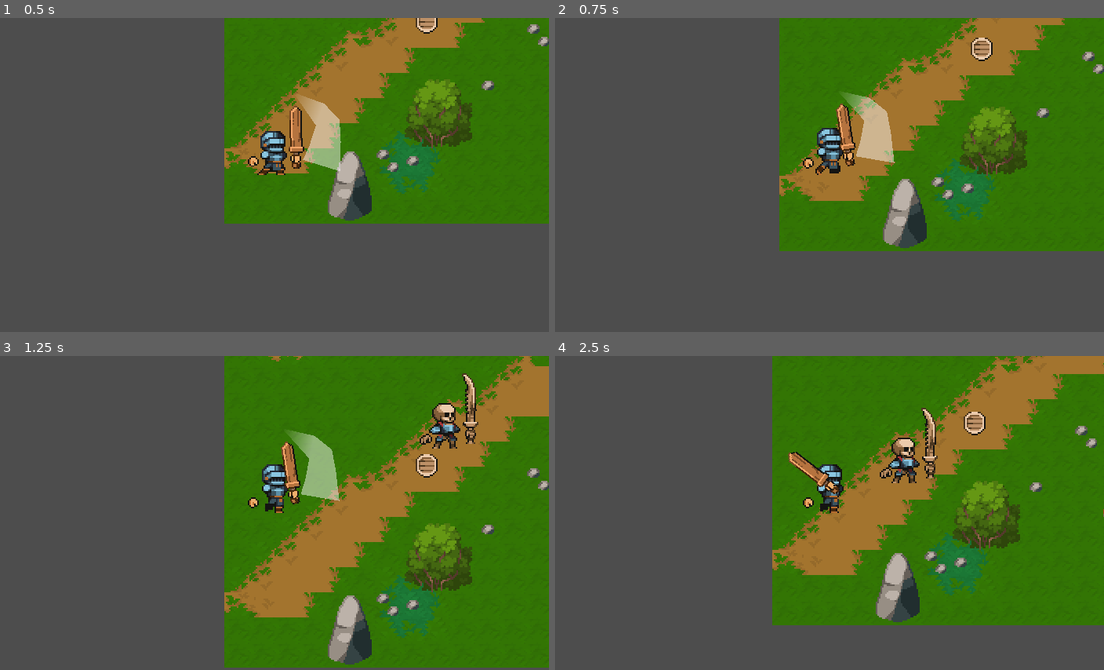
Above: before the commit, frames 1-4 (two rows, left to right).
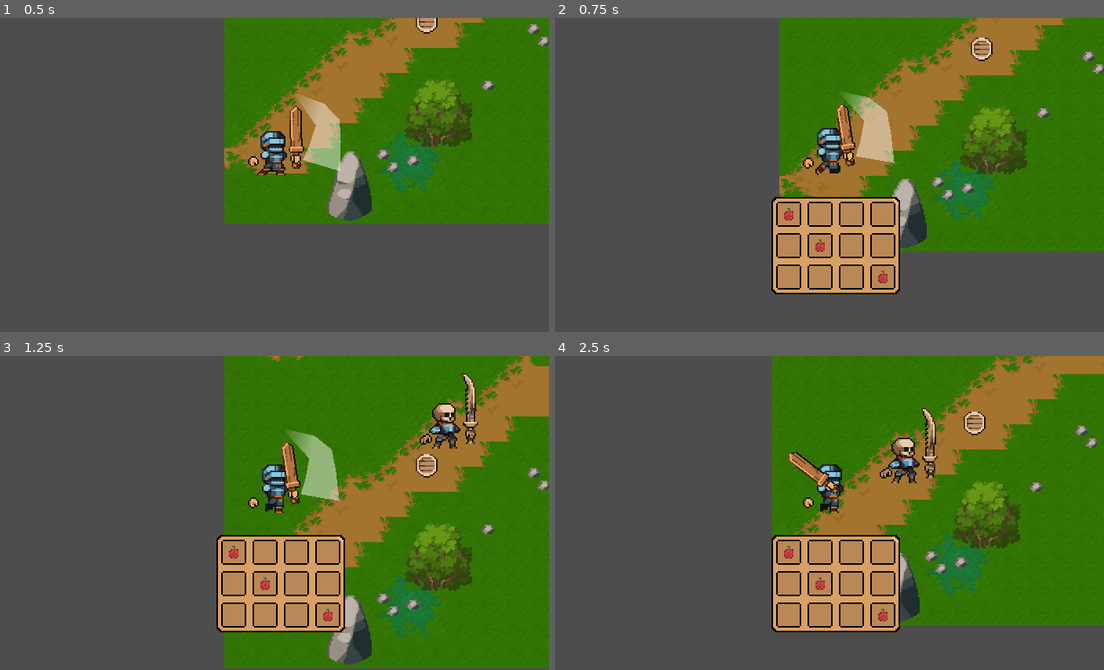
Above: after the commit, the same moments.

Repository: victordev018/Turning-Back-the-Pain
Game: Godot game, scene res://scenes/world_1.tscn
The game is run twice, just before and just after one commit, with the same random seed, the same clock (stepped at 60 frames per second) and the same inputs.
Inputs (mouse positions are in pixels of both pictures, inside the frame that each line leads up to):
- Up to frame 1 (0.5 s): no input
- Up to frame 2 (0.75 s): tap Enter (ui_accept) at 0.5 s; move the mouse to (950, 159) at 0.52 s; hold W (move_up) from 0.53 s (still down); tap Tab (inv, bound only after the commit) at 0.6 s
- Up to frame 3 (1.25 s): keep holding W (move_up); tap Enter (ui_accept) at 0.77 s
- Up to frame 4 (2.5 s): move the mouse to (719, 528) at 1.27 s; release W (move_up) at 1.28 s; hold S (move_down) 1.28-2.03 s; click (719, 528) at 1.35 s; tap Enter (ui_accept) at 1.52 s; tap Tab (inv, bound only after the commit) at 1.55, 2.3 s; move the mouse to (884, 443) at 2.02 s; hold W (move_up) from 2.03 s (still down); tap D (move_rigth) at 2.1 s

Frame 1 is identical in both runs. In frame 2, 7.2% of the frame differs, in the area x 39-63%, y 57-88%; in frame 3, 7.2%; in frame 4, 7.2%.

Commit message:
Adding the first part of the inventory

Diff:
--- /dev/null
+++ b/Inventory/Items/apple.tres
@@ -0,0 +1,9 @@
+[gd_resource type="Resource" script_class="InvItem" load_steps=3 format=3 uid="uid://v5706c06s0ku"]
+
+[ext_resource type="Script" path="res://Inventory/Scripts/item_inventory.gd" id="1_ip6p0"]
+[ext_resource type="Texture2D" uid="uid://byds0dhdn0anf" path="res://Inventory/assets/apple-icon.png" id="2_so8p5"]
+
+[resource]
+script = ExtResource("1_ip6p0")
+name = "Apple"
+texture = ExtResource("2_so8p5")
--- /dev/null
+++ b/Inventory/Scripts/inv_ui.gd
@@ -0,0 +1,37 @@
+extends Control
+
+## variável que controla a abertura e fechamento do inventário:
+var is_open = false;
+
+## variávris que controla a interface do inventário:
+@onready var inv: Inventory = preload("res://Inventory/inventorys/player_inventory.tres");
+# pega todos os slot's como um array
+@onready var slots: Array = $NinePatchRect/GridContainer.get_children();
+
+func _ready():
+	uppdadat_slots()
+	close();
+
+## função para atualizar cada slot:
+func uppdadat_slots() -> void:
+	for item in range(inv.items.size()):
+		slots[item].uppdatIcon(inv.items[item])
+
+
+func _process(delta) -> void:
+	# se clicar na tecla tab:
+	if Input.is_action_just_pressed("inv"):
+		if is_open:  # esta aberta?
+			close(); # feche
+		else:
+			open();  # abra
+
+## função para abrir o inventário:
+func open() -> void:
+	self.visible = true;
+	is_open = true;
+
+## função para fechar o inventário:
+func close() -> void:
+	self.visible = false;
+	is_open = false;
--- /dev/null
+++ b/Inventory/Scripts/inv_ui_slot.gd
@@ -0,0 +1,12 @@
+extends Panel
+
+## referência para o icone do intem:
+@onready var icon_visual: Sprite2D = get_node("CenterContainer/Panel/item_icon");
+
+## função para atualizar o ícone na grade do inventário:
+func uppdatIcon(item: InvItem) -> void:
+		if not item: # se não este espaço estiver vazio
+			icon_visual.visible = false;
+		else:
+			icon_visual.visible = true;
+			icon_visual.texture = item.texture;
--- /dev/null
+++ b/Inventory/Scripts/inventory.gd
@@ -0,0 +1,5 @@
+extends Resource
+
+class_name Inventory;
+
+@export var items: Array[InvItem];
--- /dev/null
+++ b/Inventory/Scripts/item_inventory.gd
@@ -0,0 +1,8 @@
+extends Resource
+
+class_name InvItem;
+
+## atributos do nosso item:
+@export_category("Attributes")
+@export var name: String = "";
+@export var texture: Texture2D;
--- /dev/null
+++ b/Inventory/Ui inventory/inv_ui.tscn
@@ -0,0 +1,74 @@
+[gd_scene load_steps=4 format=3 uid="uid://bfs7slhpjyt6b"]
+
+[ext_resource type="Texture2D" uid="uid://b6xfsq4bmxjq5" path="res://Inventory/assets/inventory-background.png" id="1_xq3qa"]
+[ext_resource type="Script" path="res://Inventory/Scripts/inv_ui.gd" id="1_y6qxj"]
+[ext_resource type="PackedScene" uid="uid://cjm0728bvei1b" path="res://Inventory/Ui inventory/inv_ui_slot.tscn" id="3_5ki8m"]
+
+[node name="Inv_ui" type="Control"]
+layout_mode = 3
+anchors_preset = 0
+offset_right = 82.0
+offset_bottom = 62.0
+script = ExtResource("1_y6qxj")
+
+[node name="NinePatchRect" type="NinePatchRect" parent="."]
+custom_minimum_size = Vector2(82, 62)
+layout_mode = 0
+offset_right = 82.0
+offset_bottom = 62.0
+texture = ExtResource("1_xq3qa")
+patch_margin_left = 6
+patch_margin_top = 6
+patch_margin_right = 6
+patch_margin_bottom = 6
+
+[node name="GridContainer" type="GridContainer" parent="NinePatchRect"]
+layout_mode = 1
+anchors_preset = 8
+anchor_left = 0.5
+anchor_top = 0.5
+anchor_right = 0.5
+anchor_bottom = 0.5
+offset_left = -38.0
+offset_top = -28.0
+offset_right = 38.0
+offset_bottom = 28.0
+grow_horizontal = 2
+grow_vertical = 2
+columns = 4
+
+[node name="Inv_ui_slot1" parent="NinePatchRect/GridContainer" instance=ExtResource("3_5ki8m")]
+layout_mode = 2
+
+[node name="Inv_ui_slot2" parent="NinePatchRect/GridContainer" instance=ExtResource("3_5ki8m")]
+layout_mode = 2
+
+[node name="Inv_ui_slot3" parent="NinePatchRect/GridContainer" instance=ExtResource("3_5ki8m")]
+layout_mode = 2
+
+[node name="Inv_ui_slot4" parent="NinePatchRect/GridContainer" instance=ExtResource("3_5ki8m")]
+layout_mode = 2
+
+[node name="Inv_ui_slot5" parent="NinePatchRect/GridContainer" instance=ExtResource("3_5ki8m")]
+layout_mode = 2
+
+[node name="Inv_ui_slot6" parent="NinePatchRect/GridContainer" instance=ExtResource("3_5ki8m")]
+layout_mode = 2
+
+[node name="Inv_ui_slot7" parent="NinePatchRect/GridContainer" instance=ExtResource("3_5ki8m")]
+layout_mode = 2
+
+[node name="Inv_ui_slot8" parent="NinePatchRect/GridContainer" instance=ExtResource("3_5ki8m")]
+layout_mode = 2
+
+[node name="Inv_ui_slot9" parent="NinePatchRect/GridContainer" instance=ExtResource("3_5ki8m")]
+layout_mode = 2
+
+[node name="Inv_ui_slot10" parent="NinePatchRect/GridContainer" instance=ExtResource("3_5ki8m")]
+layout_mode = 2
+
+[node name="Inv_ui_slot11" parent="NinePatchRect/GridContainer" instance=ExtResource("3_5ki8m")]
+layout_mode = 2
+
+[node name="Inv_ui_slot12" parent="NinePatchRect/GridContainer" instance=ExtResource("3_5ki8m")]
+layout_mode = 2
--- /dev/null
+++ b/Inventory/Ui inventory/inv_ui_slot.tscn
@@ -0,0 +1,26 @@
+[gd_scene load_steps=3 format=3 uid="uid://cjm0728bvei1b"]
+
+[ext_resource type="Script" path="res://Inventory/Scripts/inv_ui_slot.gd" id="1_6nha1"]
+[ext_resource type="Texture2D" uid="uid://bfpujgkhttgep" path="res://Inventory/assets/inventory-slot.png" id="1_rp85y"]
+
+[node name="Inv_ui_slot" type="Panel"]
+self_modulate = Color(1, 1, 1, 0)
+custom_minimum_size = Vector2(16, 16)
+offset_right = 16.0
+offset_bottom = 16.0
+script = ExtResource("1_6nha1")
+
+[node name="Sprite2D" type="Sprite2D" parent="."]
+texture = ExtResource("1_rp85y")
+centered = false
+
+[node name="CenterContainer" type="CenterContainer" parent="."]
+custom_minimum_size = Vector2(16, 16)
+layout_mode = 0
+offset_right = 16.0
+offset_bottom = 16.0
+
+[node name="Panel" type="Panel" parent="CenterContainer"]
+layout_mode = 2
+
+[node name="item_icon" type="Sprite2D" parent="CenterContainer/Panel"]
--- /dev/null
+++ b/Inventory/inventorys/player_inventory.tres
@@ -0,0 +1,8 @@
+[gd_resource type="Resource" script_class="Inventory" load_steps=3 format=3 uid="uid://bths5kahauj4j"]
+
+[ext_resource type="Resource" uid="uid://v5706c06s0ku" path="res://Inventory/Items/apple.tres" id="1_c603y"]
+[ext_resource type="Script" path="res://Inventory/Scripts/inventory.gd" id="2_qa7y7"]
+
+[resource]
+script = ExtResource("2_qa7y7")
+items = Array[Resource("res://Inventory/Scripts/item_inventory.gd")]([ExtResource("1_c603y"), null, null, null, null, ExtResource("1_c603y"), null, null, null, null, null, ExtResource("1_c603y")])
--- a/project.godot
+++ b/project.godot
@@ -65,6 +65,11 @@
 , Object(InputEventJoypadMotion,"resource_local_to_scene":false,"resource_name":"","device":-1,"axis":4,"axis_value":1.0,"script":null)
 ]
 }
+inv={
+"deadzone": 0.5,
+"events": [Object(InputEventKey,"resource_local_to_scene":false,"resource_name":"","device":-1,"window_id":0,"alt_pressed":false,"shift_pressed":false,"ctrl_pressed":false,"meta_pressed":false,"pressed":false,"keycode":0,"physical_keycode":4194306,"key_label":0,"unicode":0,"echo":false,"script":null)
+]
+}
 
 [layer_names]
 
--- a/scenes/enemy_skeletonBACKUP.tscn
+++ b/scenes/enemy_skeletonBACKUP.tscn
@@ -283,7 +283,6 @@
 [node name="CollisionShape2D" type="CollisionShape2D" parent="SwordNode/Area2D"]
 position = Vector2(-1.946, 12.0167)
 rotation = -0.443677
-scale = Vector2(1, 1)
 shape = SubResource("RectangleShape2D_okcwb")
 
 [node name="Polygon2D" type="Polygon2D" parent="SwordNode"]
--- a/scenes/player.tscn
+++ b/scenes/player.tscn
@@ -1,11 +1,13 @@
-[gd_scene load_steps=33 format=3 uid="uid://cgqkpqbj3nt8d"]
+[gd_scene load_steps=35 format=3 uid="uid://cgqkpqbj3nt8d"]
 
 [ext_resource type="Script" path="res://scripts/player.gd" id="1_dswwk"]
 [ext_resource type="Texture2D" uid="uid://cdr4ug0sjhnnl" path="res://assets/Pixel Crawler - FREE - 1.8/Heroes/Knight/Idle/Idle-Sheet.png" id="1_ks538"]
 [ext_resource type="Texture2D" uid="uid://bo68y1qdjru28" path="res://assets/Pixel Crawler - FREE - 1.8/Heroes/Knight/Death/Death-Sheet.png" id="2_1gobl"]
+[ext_resource type="Resource" uid="uid://bths5kahauj4j" path="res://Inventory/inventorys/player_inventory.tres" id="2_mwhd1"]
 [ext_resource type="Texture2D" uid="uid://deihtfnil2mxx" path="res://assets/Pixel Crawler - FREE - 1.8/Heroes/Knight/Run/Run-Sheet.png" id="3_asc40"]
 [ext_resource type="Texture2D" uid="uid://c4wr42gnckiin" path="res://assets/Pixel Crawler - FREE - 1.8/Weapons/Wood/Wood.png" id="5_5mi12"]
 [ext_resource type="Texture2D" uid="uid://c5a7557p1obab" path="res://assets/Pixel Crawler - FREE - 1.8/Weapons/Hands/Hands.png" id="6_q1ahu"]
+[ext_resource type="PackedScene" uid="uid://bfs7slhpjyt6b" path="res://Inventory/Ui inventory/inv_ui.tscn" id="8_4wfa7"]
 
 [sub_resource type="RectangleShape2D" id="RectangleShape2D_ofdwy"]
 size = Vector2(21, 4)
@@ -387,6 +389,7 @@
 
 [node name="Player" type="CharacterBody2D"]
 script = ExtResource("1_dswwk")
+inv = ExtResource("2_mwhd1")
 
 [node name="Colision" type="CollisionShape2D" parent="."]
 position = Vector2(-1.5, 0)
@@ -467,5 +470,11 @@
 shape = SubResource("RectangleShape2D_tm08u")
 debug_color = Color(0.933333, 0.243137, 0.141176, 0.419608)
 
+[node name="Inv_ui" parent="." instance=ExtResource("8_4wfa7")]
+offset_left = -37.0
+offset_top = 14.0
+offset_right = 3.0
+offset_bottom = 54.0
+
 [connection signal="timeout" from="RollRecoveryTimer" to="." method="_on_roll_recovery_timer_timeout"]
 [connection signal="body_entered" from="HurtBox" to="." method="_on_area_2d_body_entered"]
--- a/scripts/player.gd
+++ b/scripts/player.gd
@@ -1,5 +1,9 @@
 extends CharacterBody2D
 class_name Player
+
+## inventário do player:
+@export_category("Player settings")
+@export var inv: Inventory;
 
 @onready var animation = $Animation
 ## Movimentação do Player
@@ -108,9 +112,9 @@
 	canRoll = true
 
 func knockback(_knockbackDirection):
-	print("Bom dia")
+	print("+1 hit")
 	knockbackVector = _knockbackDirection * _move_speed * 50;
 
 func take_damage():
-	print("Boa tarde")
+	print("-1 in life")
 	playerLife -= 1
Binary file added: Inventory/assets/apple-icon.png
Not shown, added: Inventory/assets/apple-icon.png.import
Binary file added: Inventory/assets/inventory-background.png
Not shown, added: Inventory/assets/inventory-background.png.import
Binary file added: Inventory/assets/inventory-slot.png
Not shown, added: Inventory/assets/inventory-slot.png.import
